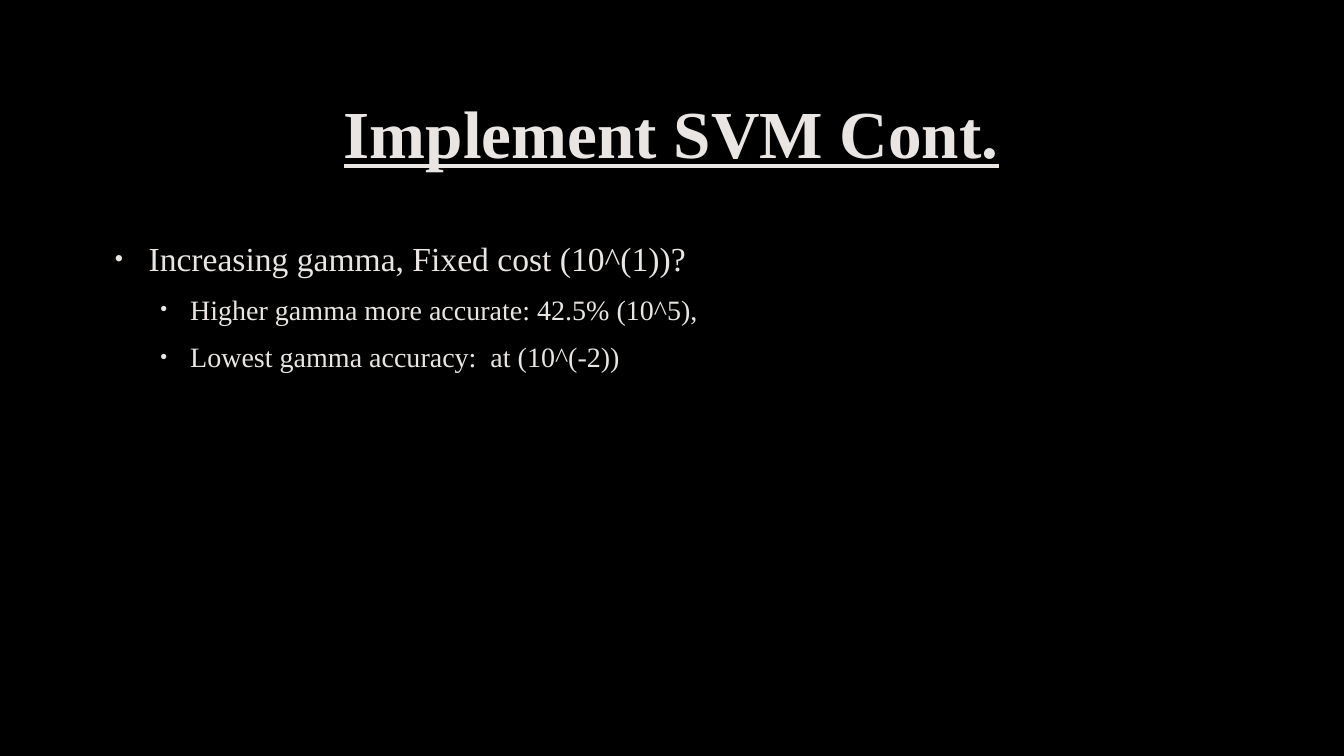
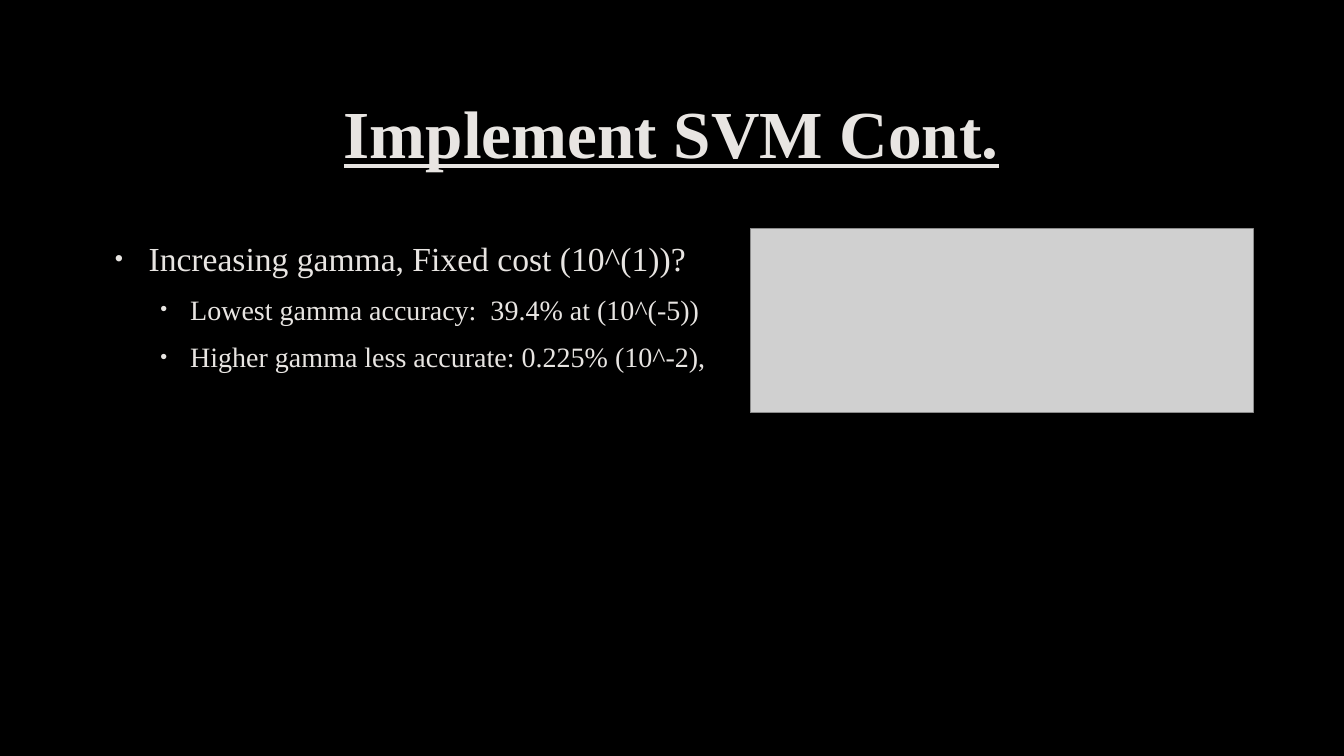
Before and after one commit to TZstatsADS/Fall2019-proj3-sec1-grp9, a slide deck: slide 5 of presentation/Project 3.pptx. Drawn at 1344x756 pixels with LibreOffice and Linux fonts; fonts in the diff are those of the drawing; grey boxes stand for pictures; background and template pictures are left out. Boxes give left, top, right and bottom in pixels: in the first picture for what was removed or moved away, otherwise in the second. Text is boxed around its words. In the diff, an @@ line names an element or a change of style, - is before the commit and + after.

Commit message:
Presentation 98% done

```diff
--- a/presentation/Project 3.pptx
+++ b/presentation/Project 3.pptx
@@ picture added at bbox=[750, 229, 1253, 412] @@
@@ text at bbox=[190, 301, 705, 373]: text changed @@
-  • Higher gamma more accurate: 42.5% (10^5),
-  • Lowest gamma accuracy: at (10^(-2))
+  • Lowest gamma accuracy: 39.4% at (10^(-5))
+  • Higher gamma less accurate: 0.225% (10^-2),
```
Also in this commit, not shown: 1 other slide changed, 1 slide added, 1 slide removed, 2 other files.
